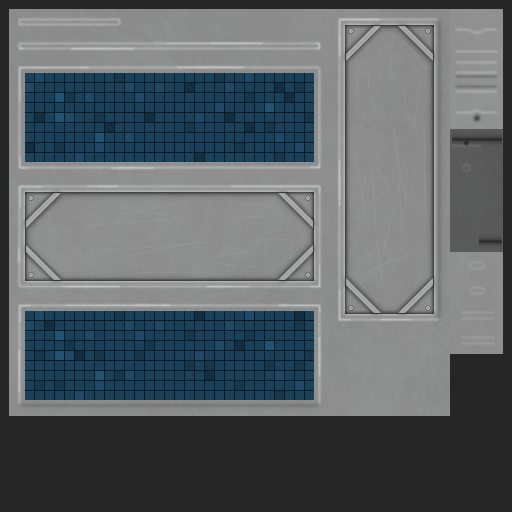
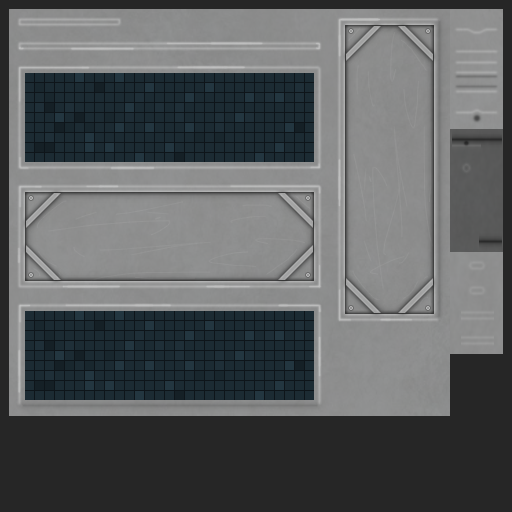
Layer changes from the first 512 x 512 image to the second:
painted on "cells" over (25, 73, 314, 400)
painted on "back" (1st of 2, in "panel") over (25, 73, 314, 400)
